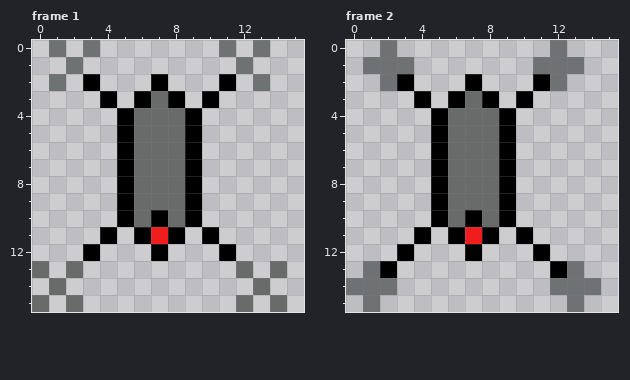
Edited in one commit: pixel-art file (NamelessRogue/Content/Sprites/drone_concept.ase). Above is the file before it was changed.
16x16 pixels, 2 frames. Shown: frame 1, frame 2.
New version:
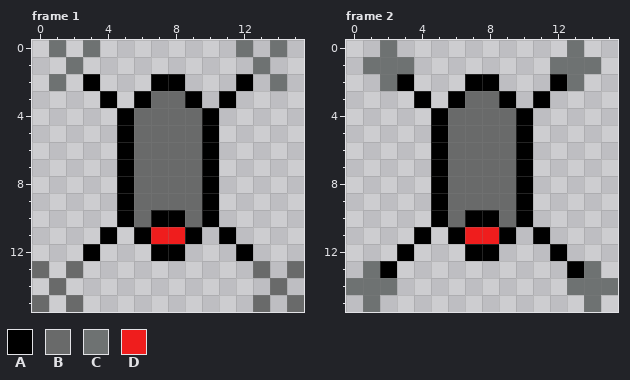
Palette (. is transparent): A #000000  B #696a6a  C #6e7272  D #ef1d1d
Changes in this commit:
--- frame 1
@@ x 6..15 @@
- 0 .....C.C..
- 1 ......C...
- 2 .A...A.C..
- 3 ABA.A.....
- 4 BBBA......
- 5 BBBA......
- 6 BBBA......
- 7 BBBA......
- 8 BBBA......
- 9 BBBA......
-10 BABA......
-11 ADA.A.....
-12 .A...A....
-13 ......B.B.
-14 .......B..
-15 ......B.B.
+ 0 ......C.C.
+ 1 .......C..
+ 2 .AA...A.C.
+ 3 ABBA.A....
+ 4 BBBBA.....
+ 5 BBBBA.....
+ 6 BBBBA.....
+ 7 BBBBA.....
+ 8 BBBBA.....
+ 9 BBBBA.....
+10 BAABA.....
+11 ADDA.A....
+12 .AA...A...
+13 .......B.B
+14 ........B.
+15 .......B.B
--- frame 2
@@ x 6..15 @@
- 0 ......C...
- 1 .....CCC..
- 2 .A...AC...
- 3 ABA.A.....
- 4 BBBA......
- 5 BBBA......
- 6 BBBA......
- 7 BBBA......
- 8 BBBA......
- 9 BBBA......
-10 BABA......
-11 ADA.A.....
-12 .A...A....
-13 ......AC..
-14 ......CCC.
-15 .......C..
+ 0 .......C..
+ 1 ......CCC.
+ 2 .AA...AC..
+ 3 ABBA.A....
+ 4 BBBBA.....
+ 5 BBBBA.....
+ 6 BBBBA.....
+ 7 BBBBA.....
+ 8 BBBBA.....
+ 9 BBBBA.....
+10 BAABA.....
+11 ADDA.A....
+12 .AA...A...
+13 .......AC.
+14 .......CCC
+15 ........C.
